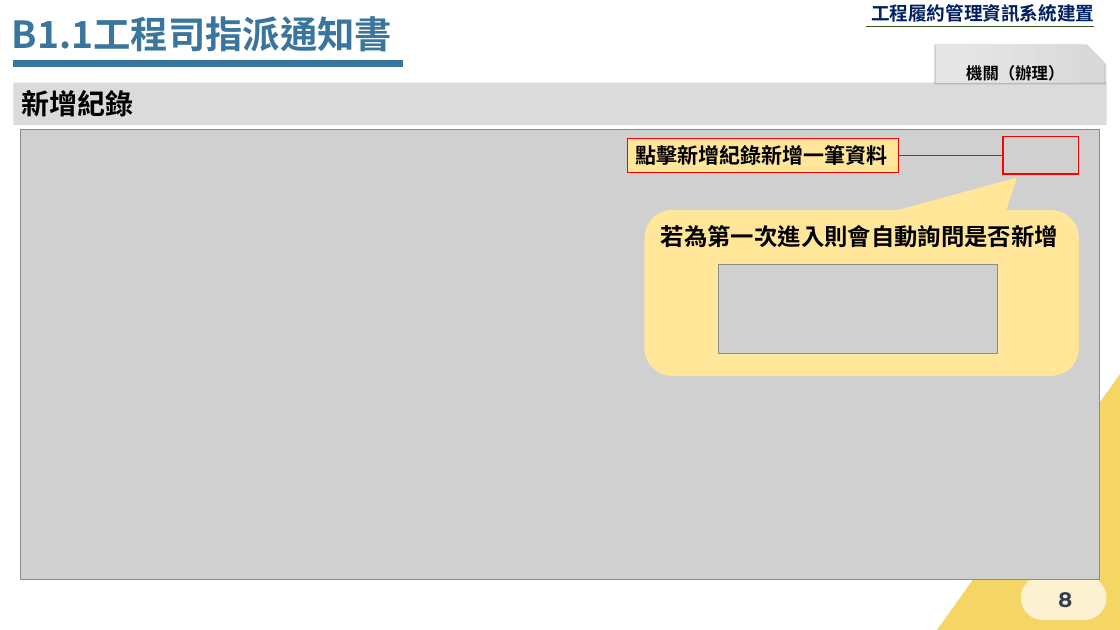
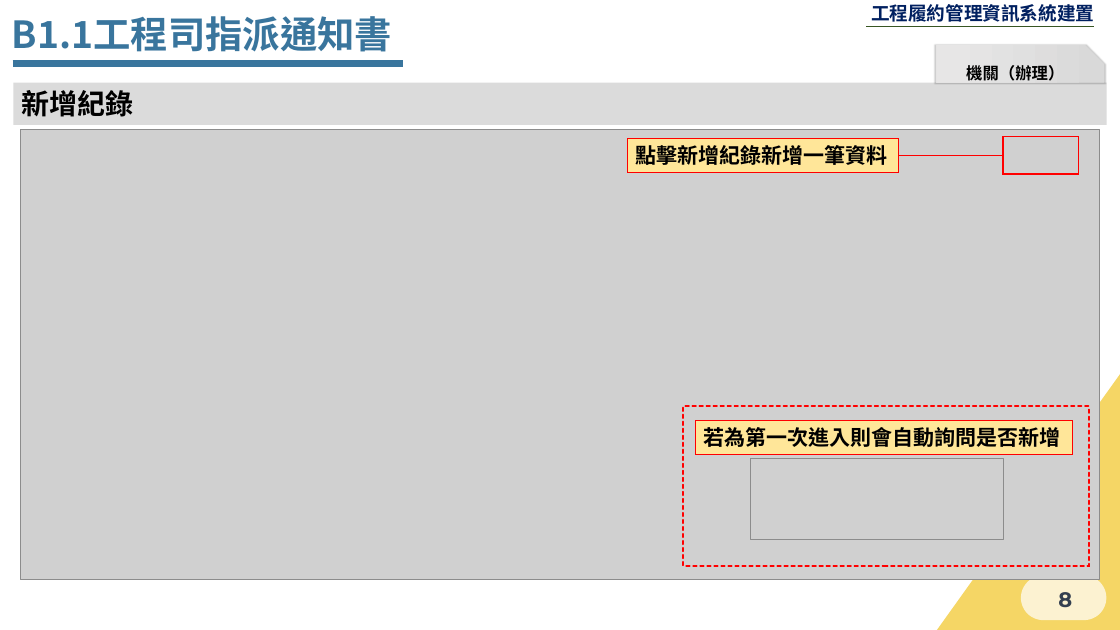
Before and after one commit to Menigo/SunriseDocument, a slide deck: slide 8 of 開工前.pptx. Drawn at 1120x630 pixels with LibreOffice and Linux fonts; fonts in the diff are those of the drawing; grey boxes stand for pictures; background and template pictures are left out. Boxes give left, top, right and bottom in pixels: in the first picture for what was removed or moved away, otherwise in the second. Text is boxed around its words. In the diff, an @@ line names an element or a change of style, - is before the commit and + after.

```diff
--- a/開工前.pptx
+++ b/開工前.pptx
@@ rectangle added at bbox=[683, 406, 1089, 565], outline #FF0000 1.5 pt dashed @@
@@ rectangle "若為第一次進入則會自動詢問是否新增": place and size @@
-rectangle "若為第一次進入則會自動詢問是否新增" at bbox=[644, 210, 1079, 376]
+rectangle "若為第一次進入則會自動詢問是否新增" at bbox=[696, 420, 1073, 454]
@@ rectangle "若為第一次進入則會自動詢問是否新增" at bbox=[696, 420, 1073, 454]: size 20 to 18 pt; rounded speech box to rectangle; outline none to #FF0000 0.75 pt @@
@@ picture: place and size @@
-picture at bbox=[718, 265, 997, 354]
+picture at bbox=[750, 459, 1003, 539]
```
Also in this commit, not shown: 2 other slides changed, 2 slides added, 5 other files.
